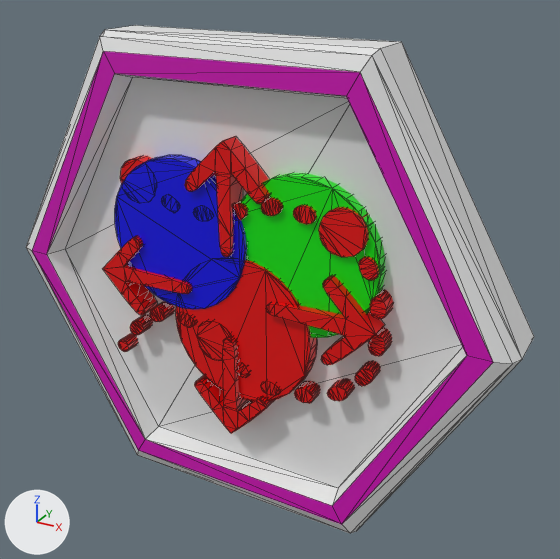
What one commit did to the COLLADA model Graph/Models/old/hamiltonian.dae.
Both versions are drawn from a 50 mm lens placed at (1.344, -2.288, 1.148), pointed at (0.108, -0.04, 0.024). The axes (+X, +Y, +Z) are drawn at lower left. The lights are the same throughout. Mesh edges are drawn as thin lines. Where no turn or scale is listed for an object, it has been applied to the vertices.

The older version as bpy lines, for what is in view:
```python
ob_kcolor = bpy.data.objects.new('kColor', me_cylinder_001)
ob_kcolor.location = (0.266, -0.162, 0.185)
ob_node = bpy.data.objects.new('node', me_circle)
ob_node.location = (0.0, 0.0, 0.0)
ob_planar = bpy.data.objects.new('Planar', me_icons8move100)
ob_planar.location = (0.0, 0.0, 0.0)
```
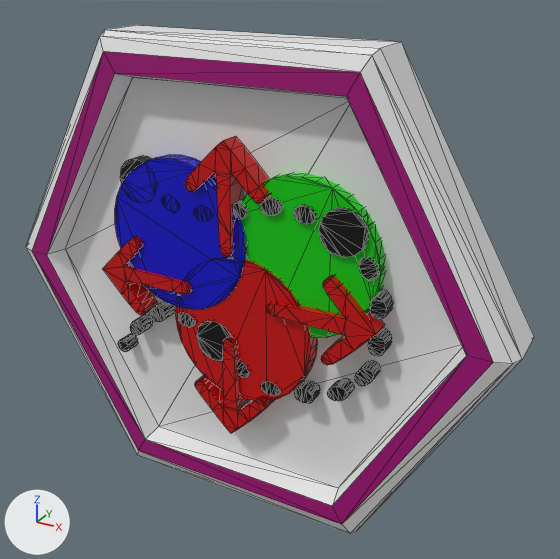
Commit message: Fixed the colors on level select

Location of each change, (x1, y1, x2, y2) in pixels of the pictures (560 x 559 px):
'node', recoloured, reshaped
    both: (26, 25, 534, 534)
'kColor', recoloured
    both: (115, 155, 385, 401)
'Planar', recoloured
    both: (103, 136, 385, 433)

The edits, one by one:
Material 'Material_002' (mat_material_002) changes colour from green #00e700 to green #00cc00; in linear values from (0.0, 0.8, 0.0) to (0.0, 0.604, 0.0).
Material 'Material_003' (mat_material_003) changes colour from blue #0000e7 to blue #0000cc; in linear values from (0.0, 0.0, 0.8) to (0.0, 0.0, 0.604).
Material 'Material' (mat_material) changes colour from red #e70000 to red #cc0000; in linear values from (0.8, 0.0, 0.0) to (0.604, 0.0, 0.0).
Material 'Material_001' (mat_material_001) changes colour from pink #d100b7 to pink #a30079; in linear values from (0.64, 0.0000724, 0.476) to (0.367, 0.0, 0.192).
Material 'Material_005' (mat_material_005) changes colour from red #e70000 to black #000000; in linear values from (0.8, 0.0, 0.0) to (0.0, 0.0, 0.0).
Material 'Material_004' (mat_material_004) changes colour from red #e70000 to red #cc0000; in linear values from (0.8, 0.0, 0.0) to (0.604, 0.0, 0.0).
me_circle has 746 vertices, 1408 faces and spans x -1.0..1.0, y -0.22..0.0, z -0.87..0.87.
me_circle is used by ob_node; location (0.0, 0.0, 0.0).
me_circle part 1: 35 of 746 vertices moved; they spanned x -1.0..1.0, y -0.22..0.0, z -0.87..0.87 and now span x -1.0..1.0, y -0.22..0.0, z -0.87..0.87; mean shift (0.0, 0.0, 0.0); largest move (0.5, 0.0, 0.87) -> (-0.5, -0.17, -0.87).
